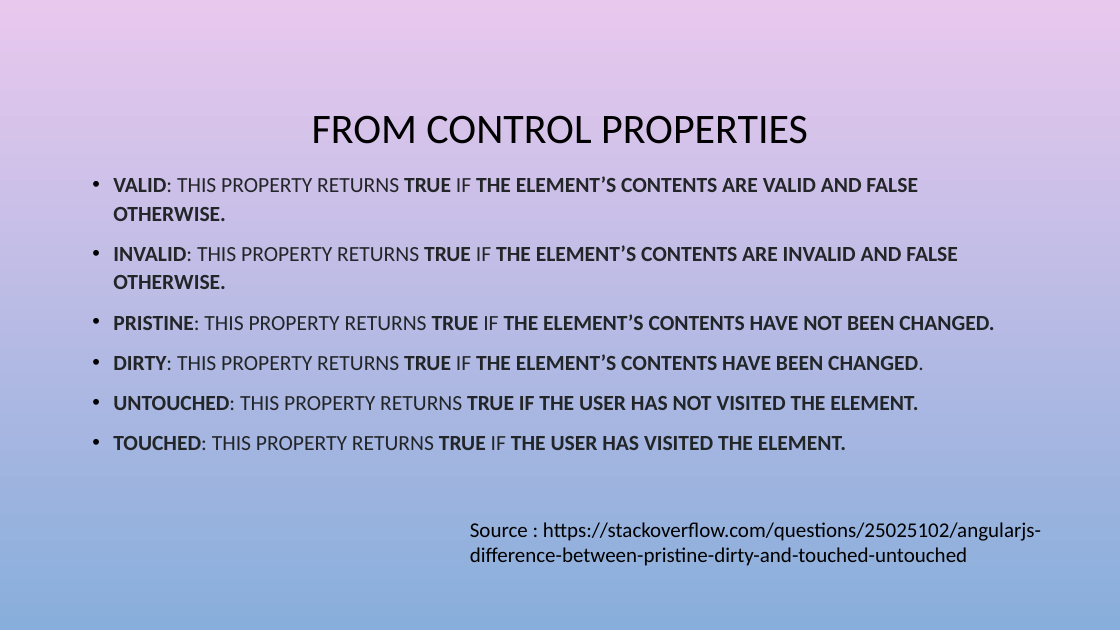
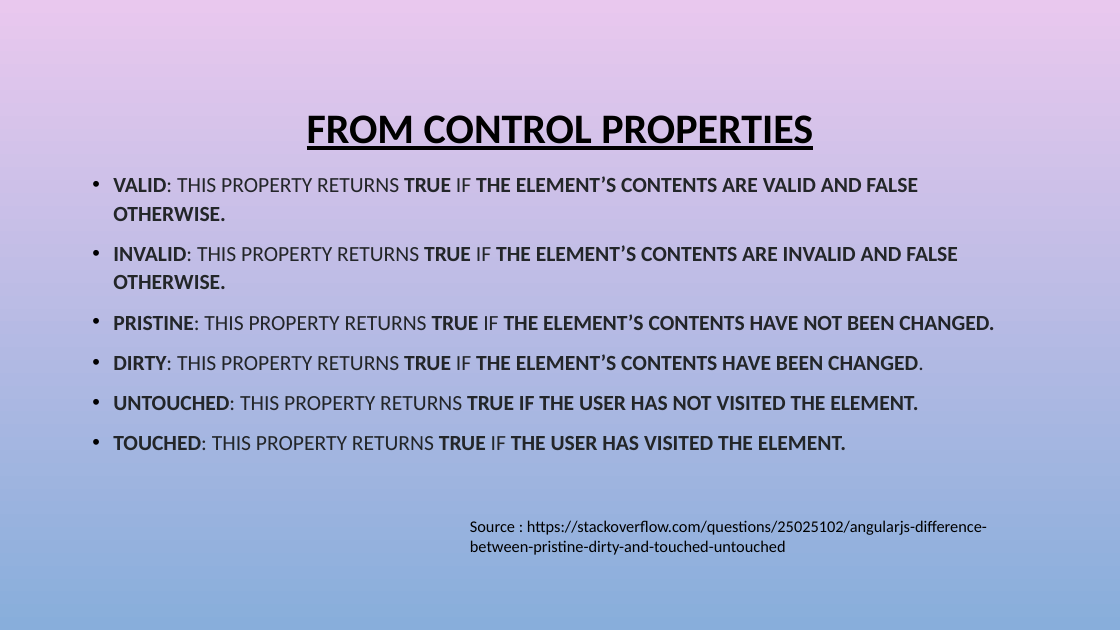
Before and after one commit to harikatakam/angular-forms, a slide deck: slide 16 of Reactive forms.pptx. Drawn at 1120x630 pixels with LibreOffice and Linux fonts; fonts in the diff are those of the drawing; background and template pictures are left out. Boxes give left, top, right and bottom in pixels: in the first picture for what was removed or moved away, otherwise in the second. Text is boxed around its words. In the diff, an @@ line names an element or a change of style, - is before the commit and + after.

Commit message:
updated ppt for custom controls

```diff
--- a/Reactive forms.pptx
+++ b/Reactive forms.pptx
@@ title "FROM CONTROL PROPERTIES" at [307, 115, 813, 150]: bold on, underline on @@
@@ text "Source : https://stackoverflow.com/questions/25025102/angula ..." at [470, 520, 987, 555]: size 18 to 14 pt @@
```
Also in this commit, not shown: 3 other slides changed, 2 slides added.
